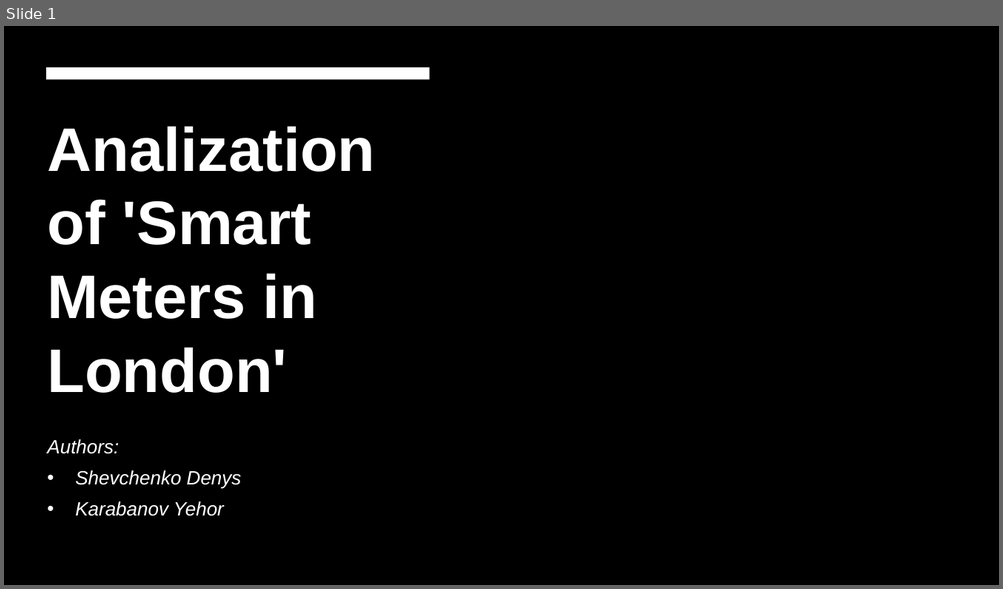
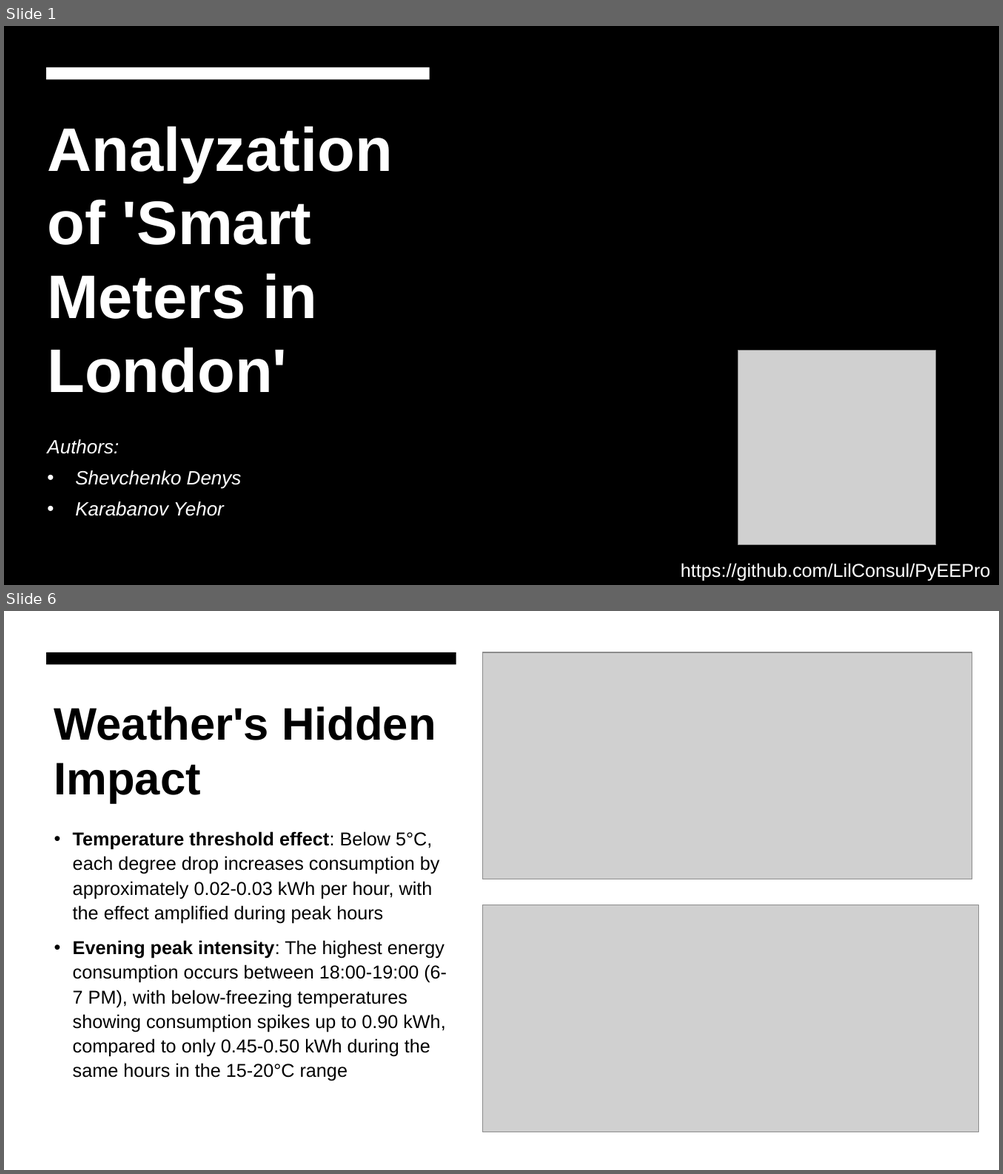
Before and after one commit to LilConsul/PyEEPro, a slide deck: docs/Analization of 'Smart Meters in London'.pptx. Shown one above the other, each under a label of ours: slide 1 before the commit, slides 1 and 6 after it; the slides between them are not shown. The pictures are 1003x589 and 1003x1174 pixels, drawn with LibreOffice and Linux fonts; fonts in the diff are those of the drawing; grey boxes stand for pictures; background and template pictures are left out. Boxes give left, top, right and bottom in pixels: in the first picture for what was removed or moved away, otherwise in the second. Text is boxed around its words. In the diff, an @@ line names an element or a change of style, - is before the commit and + after.

```diff
--- a/docs/Analization of 'Smart Meters in London'.pptx
+++ b/docs/Analization of 'Smart Meters in London'.pptx
@@ slide 6 added at [4,611,999,1170], background #FFFFFF @@
@@ rectangle added at [4,611,999,1170], fill #FFFFFF @@
@@ rectangle added at [46,652,456,665], fill #000000 @@
@@ picture added at [482,652,972,880] @@
@@ title added at [54,706,435,803], 44 pt, text #000000, bold @@
+Weather's Hidden Impact
@@ text added at [73,832,447,1082], 18 pt, text #000000 @@
+• Temperature threshold effect: Below 5°C, each degree drop increases consumption by approximately 0.02-0.03 kWh per hour, with the effect amplified during peak hours
+• Evening peak intensity: The highest energy consumption occurs between 18:00-19:00 (6-7 PM), with below-freezing temperatures showing consumption spikes up to 0.90 kWh, compared to only 0.45-0.50 kWh during the same hours in the 15-20°C range
@@ picture added at [482,906,979,1133] @@
@@ slide 1 changed as well @@
@@ title at [47,126,392,393]: text changed @@
-Analization of 'Smart Meters in London'
+Analyzation of 'Smart Meters in London'
@@ picture added at [738,351,936,546] @@
@@ text added at [680,563,990,582], 18 pt, text #FFFFFF @@
+https://github.com/LilConsul/PyEEPro
```
Also in this commit, not shown: 8 other slides added, 7 slides removed.
